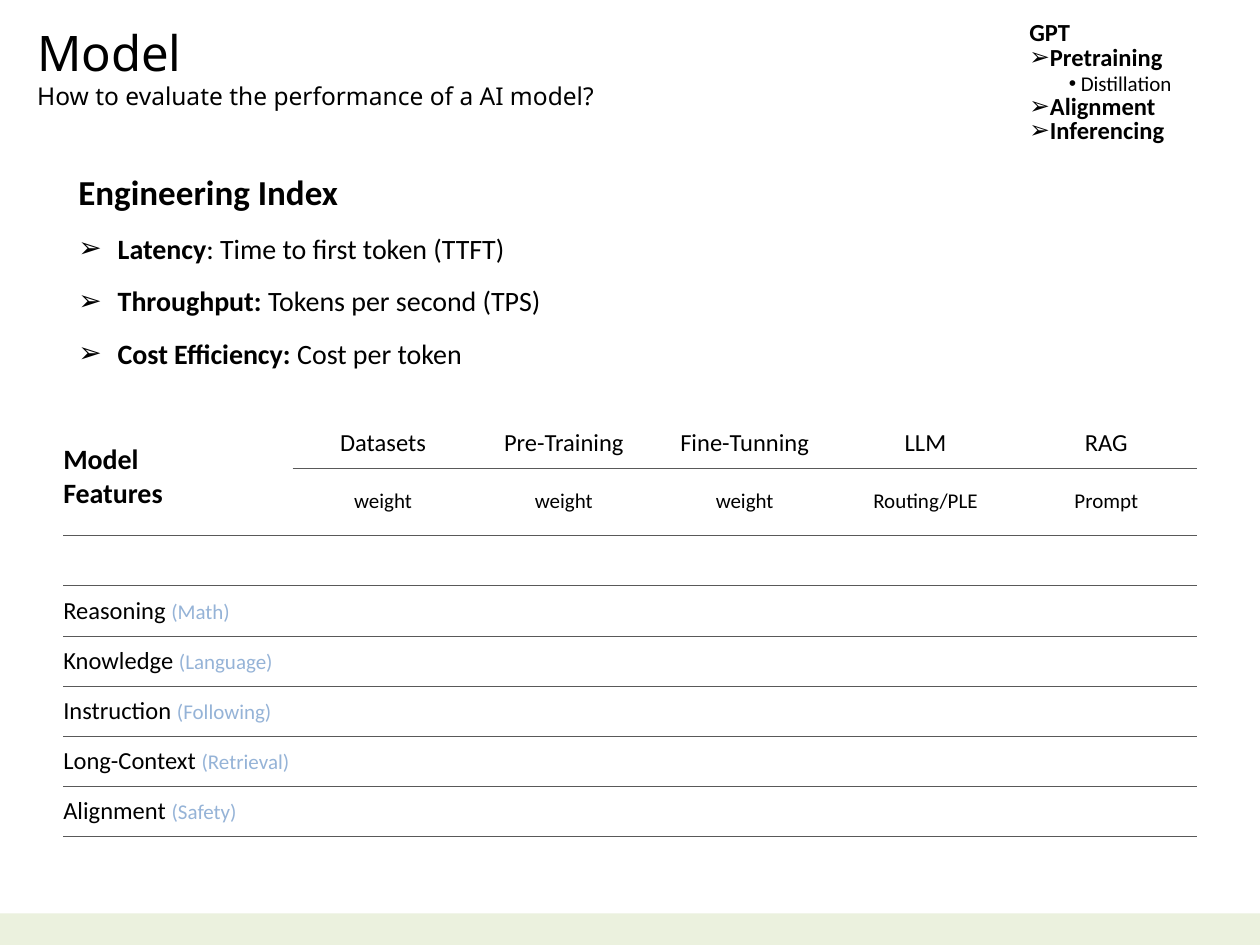
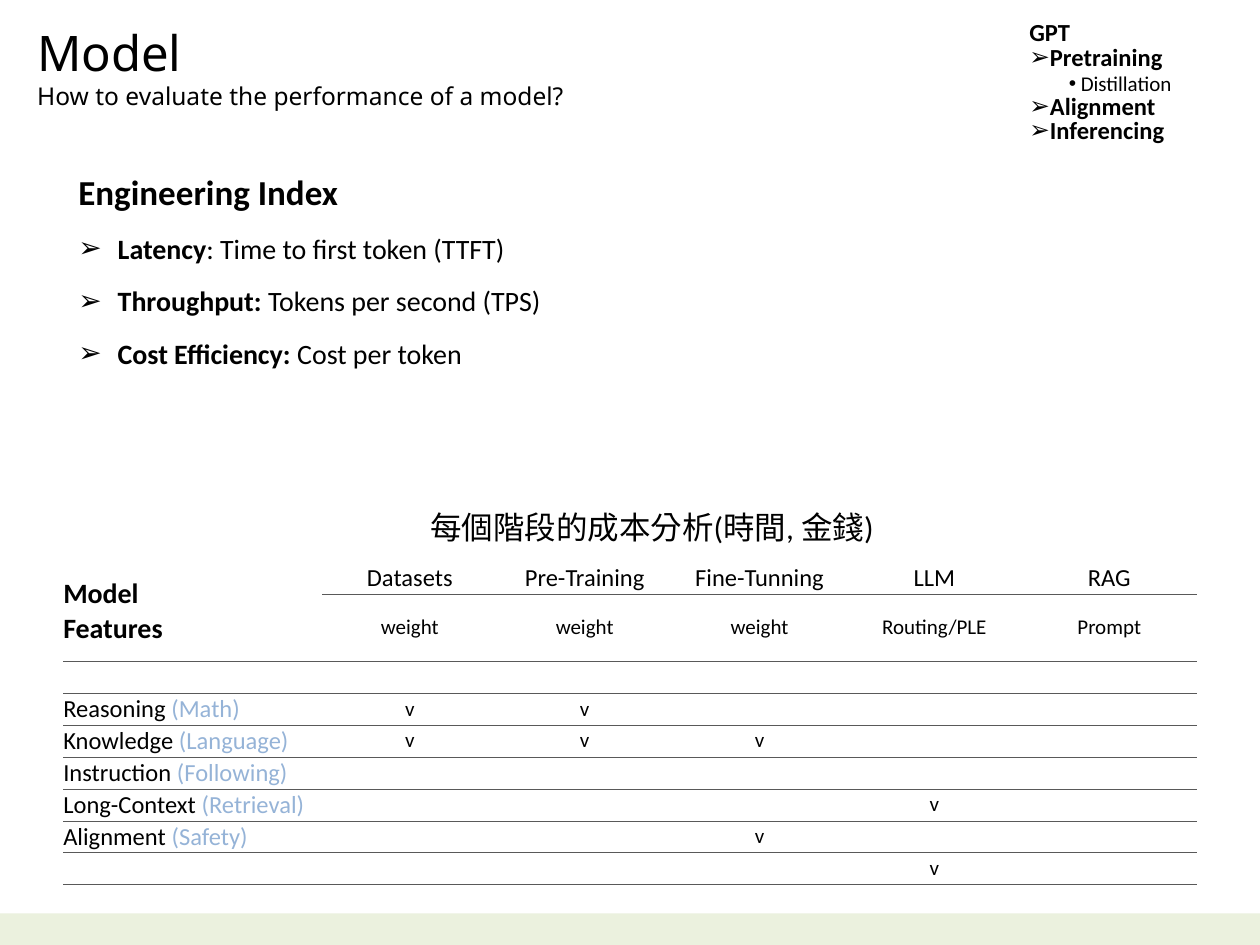
Before and after one commit to navibator/crazy-ai, a slide deck: slide 16 of ai-gemma.pptx. Drawn at 1260x945 pixels with LibreOffice and Linux fonts; fonts in the diff are those of the drawing. Boxes give left, top, right and bottom in pixels: in the first picture for what was removed or moved away, otherwise in the second. Text is boxed around its words. In the diff, an @@ line names an element or a change of style, - is before the commit and + after.

Commit message:
update

```diff
--- a/ai-gemma.pptx
+++ b/ai-gemma.pptx
@@ text at (x1=37, y1=86, x2=564, y2=111): text changed @@
-How to evaluate the performance of a AI model?
+How to evaluate the performance of a model?
@@ text added at (x1=430, y1=512, x2=874, y2=543), 18 pt, text #000000 @@
+每個階段的成本分析(時間, 金錢)
@@ table at (x1=63, y1=562, x2=1198, y2=879) @@
-row 4, column 2: 
+row 4, column 2: v
-row 4, column 3: 
+row 4, column 3: v
-row 5: Knowledge (Language) |  |  |  |  | 
+row 5: Knowledge (Language) | v | v | v |  | 
-row 7: Long-Context (Retrieval) |  |  |  |  | 
-row 8: Alignment (Safety) |  |  |  |  | 
+row 7: Long-Context (Retrieval) |  |  |  | v | 
+row 8: Alignment (Safety) |  |  | v |  | 
+row 9:  |  |  |  | v | 
@@ table resized from (x1=63, y1=418, x2=1200, y2=828) to (x1=63, y1=562, x2=1198, y2=879) @@
```
Also in this commit, not shown: 3 other slides changed.
